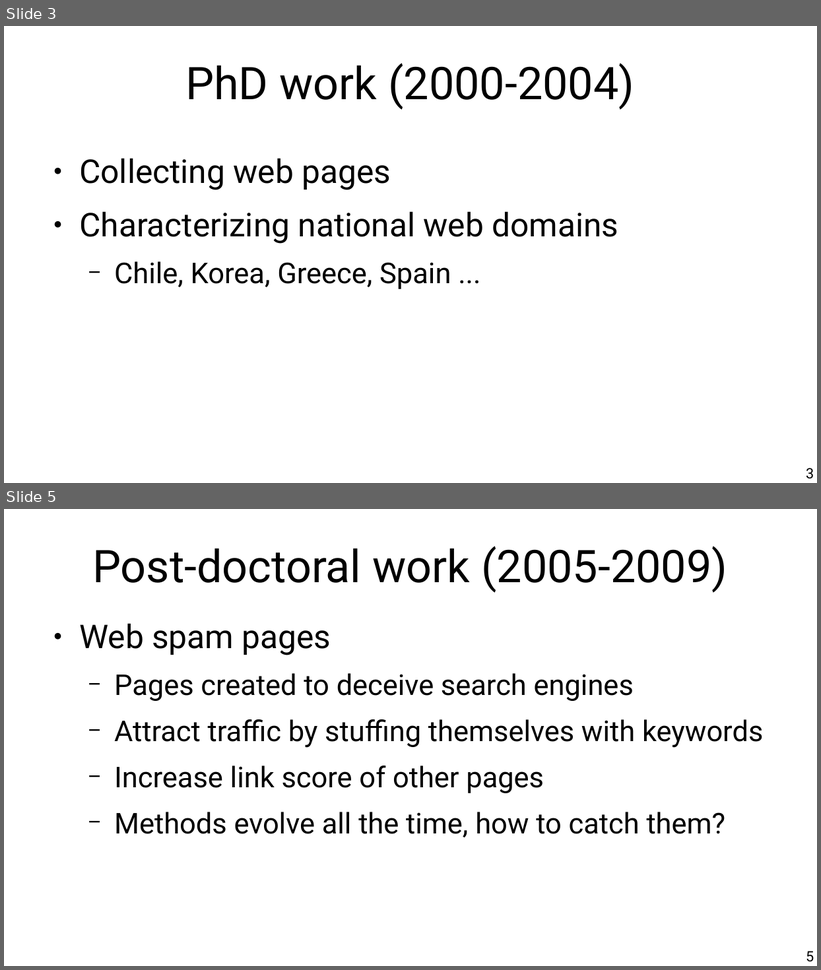
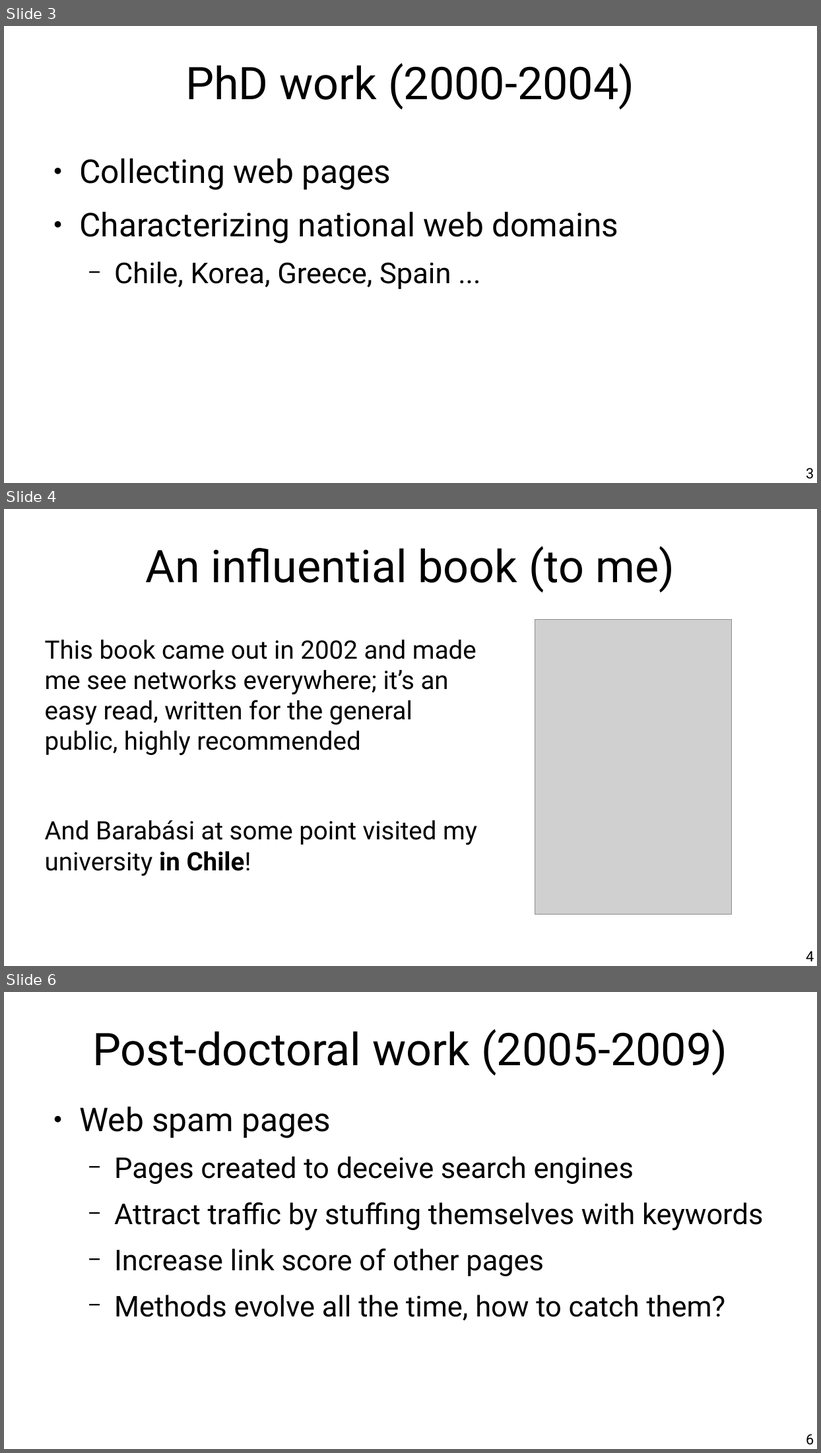
Before and after one commit to chatox/networks-science-course, a slide deck: theory/odp/tt01_personal_introduction.odp. Shown one above the other, each under a label of ours: slides 3 and 5 before the commit, slides 3, 4 and 6 after it; the slides between them are not shown. The pictures are 821x970 and 821x1453 pixels, drawn with LibreOffice and Linux fonts; fonts in the diff are those of the drawing; grey boxes stand for pictures. Boxes give left, top, right and bottom in pixels: in the first picture for what was removed or moved away, otherwise in the second. Text is boxed around its words. In the diff, an @@ line names an element or a change of style, - is before the commit and + after.

```diff
--- a/theory/odp/tt01_personal_introduction.odp
+++ b/theory/odp/tt01_personal_introduction.odp
@@ slide 4 added at <box>4,509,817,966</box>, background #FFFFFF @@
@@ title added at <box>145,546,675,593</box>, 44 pt, text #000000 @@
+An influential book (to me)
@@ picture added at <box>535,620,732,915</box> @@
@@ text added at <box>45,640,477,877</box>, 24.8 pt, text #000000 @@
+This book came out in 2002 and made me see networks everywhere; it’s an easy read, written for the general public, highly recommended
+And Barabási at some point visited my university in Chile!
@@ page number added at <box>806,951,814,962</box>, 14 pt, text #000000 @@
+4
@@ what was slide 5 is now slide 6 @@
@@ page number at <box>806,1434,814,1445</box>: text changed @@
-5
+6
```
Also in this commit, not shown: 3 slides changed, 6 other files.
